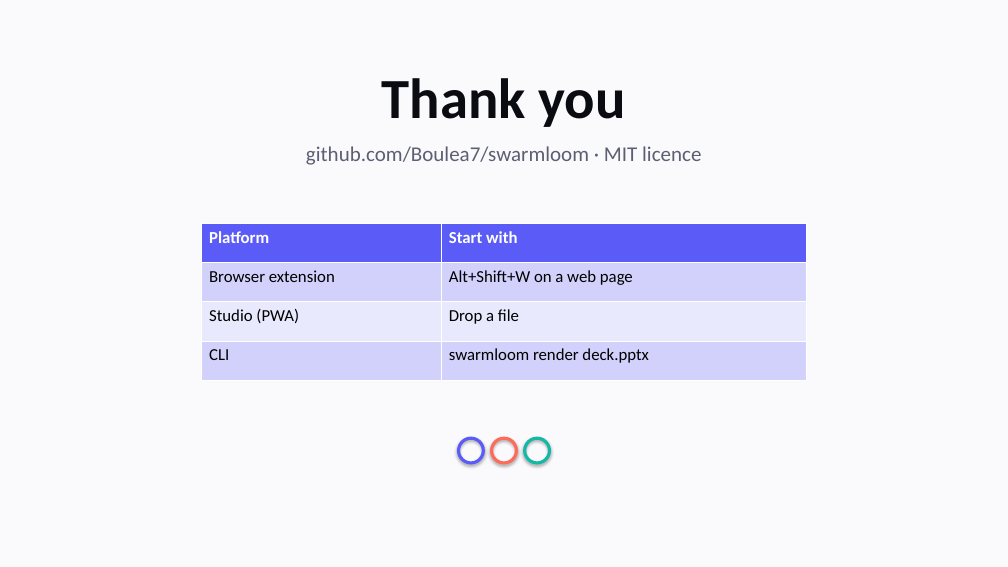
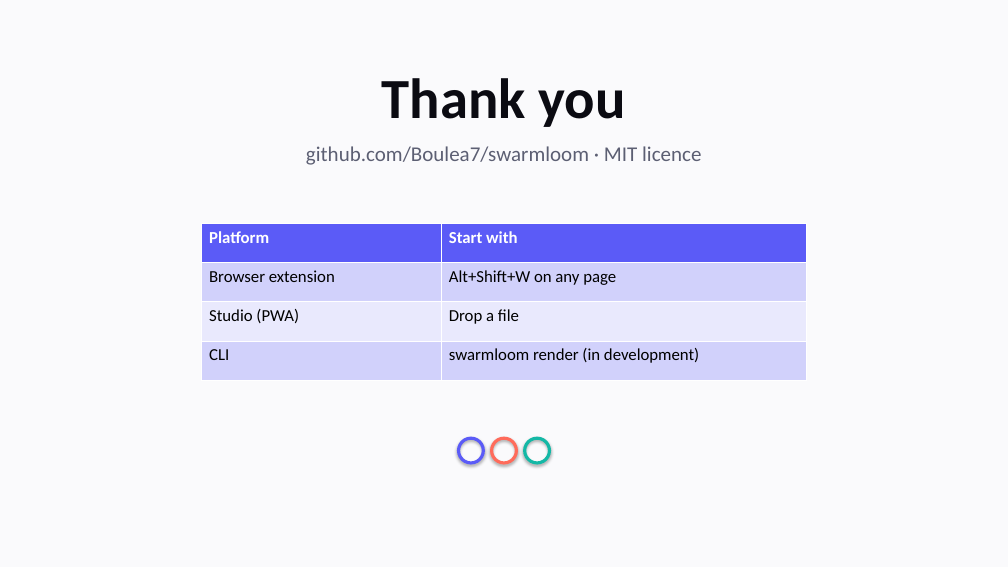
Before and after one commit to Boulea7/swarmloom, a slide deck: slide 5 of examples/slides/pitch.pptx. Drawn at 1008x567 pixels with LibreOffice and Linux fonts; fonts in the diff are those of the drawing. Boxes give left, top, right and bottom in pixels: in the first picture for what was removed or moved away, otherwise in the second. Text is boxed around its words. In the diff, an @@ line names an element or a change of style, - is before the commit and + after.

```diff
--- a/examples/slides/pitch.pptx
+++ b/examples/slides/pitch.pptx
@@ table at (202,223,807,380) @@
-row 2, column 2: Alt+Shift+W on a web page
+row 2, column 2: Alt+Shift+W on any page
-row 4, column 2: swarmloom render deck.pptx
+row 4, column 2: swarmloom render (in development)
```
Also in this commit, not shown: 2 other slides changed, 1 slide added, 1 slide removed, 1 other file.
